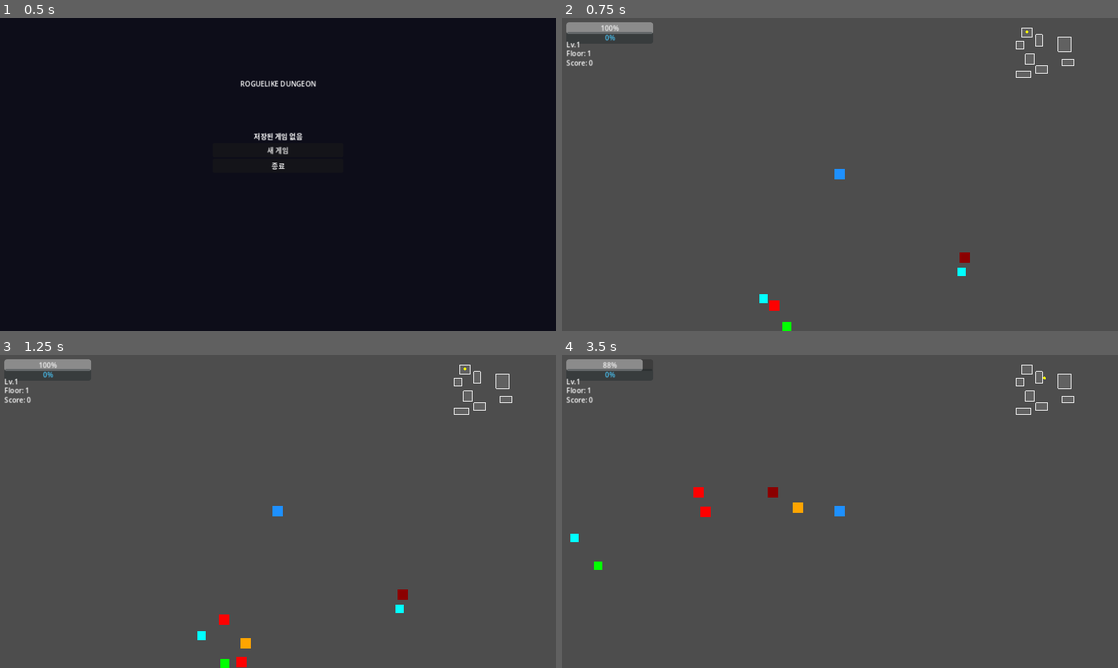
Above: before the commit, frames 1-4 (two rows, left to right).
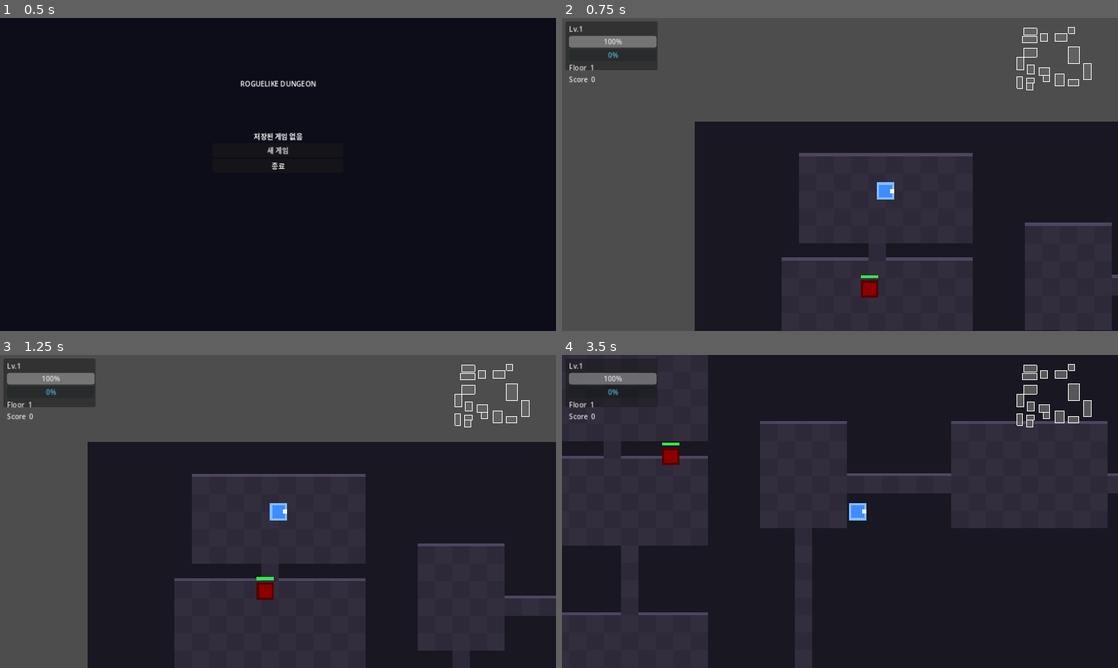
Above: after the commit, the same moments.

Repository: sin857000-code/Valid
Game: Godot game, scene res://scenes/ui/main_menu.tscn
Same seed, same stepped clock (60 frames per second), same inputs: the game is played once before the commit and once after it.
Inputs:
- Up to frame 1 (0.5 s): no input
- Up to frame 2 (0.75 s): click "새 게임" at 0.5 s
- Up to frame 3 (1.25 s): no input
- Up to frame 4 (3.5 s): tap Enter (ui_accept) at 1.25, 1.52, 2.27 s; hold Right (ui_right) 1.28-2.03 s; hold Down (ui_down) 2.03-2.78 s; hold Right (ui_right) from 2.78 s (still down)

Frame 1 is identical in both runs. In frame 2, 53% of the frame differs, in the area x 0-100%, y 1-100%; in frame 3, 63%; in frame 4, 98%, in the area x 0-100%, y 0-100%.
Error after the commit: Invalid call. Nonexistent function 'connect' in base 'Callable'. (res://scripts/maps/dungeon.gd:49)

Commit message:
Major visual overhaul: renderer, sprites, effects, UI
- TileMapLayer → 커스텀 코드 렌더러 (입체감 있는 벽/바닥 타일)
- 플레이어: 외곽선 + 방향 표시 + 피격/공격 플래시
- 적: 외곽선 + 체력바 + 피격 플래시 + 사망 스케일 애니메이션
- 데미지 숫자 팝업 (공중으로 떠오르며 사라짐)
- 카메라 스무딩 + 피격 시 화면 흔들림
- HUD: 패널 배경 + 체력 색상 변화 (초록→빨강) + 알림 페이드

https://claude.ai/code/session_01W1t3cyazDUadMr1eE4hi94

Diff:
--- a/roguelike/scenes/maps/dungeon.tscn
+++ b/roguelike/scenes/maps/dungeon.tscn
@@ -1,17 +1,15 @@
-[gd_scene load_steps=5 format=3 uid="uid://dungeon"]
+[gd_scene load_steps=4 format=3 uid="uid://dungeon"]
 
 [ext_resource type="Script" path="res://scripts/maps/dungeon.gd" id="1"]
 [ext_resource type="Script" path="res://scripts/maps/dungeon_generator.gd" id="2"]
-[ext_resource type="PackedScene" path="res://scenes/player/player.tscn" id="3"]
+[ext_resource type="Script" path="res://scripts/maps/dungeon_renderer.gd" id="3"]
 [ext_resource type="PackedScene" path="res://scenes/ui/hud.tscn" id="4"]
 
 [node name="Dungeon" type="Node2D"]
 script = ExtResource("1")
 
-[node name="TileMapLayer" type="TileMapLayer" parent="."]
-
-[node name="Player" parent="." instance=ExtResource("3")]
-position = Vector2(80, 80)
+[node name="MapRenderer" type="Node2D" parent="."]
+script = ExtResource("3")
 
 [node name="Entities" type="Node2D" parent="."]
 
@@ -19,7 +17,3 @@
 script = ExtResource("2")
 
 [node name="HUD" parent="." instance=ExtResource("4")]
-
-[node name="Camera2D" type="Camera2D" parent="Player"]
-enabled = true
-zoom = Vector2(2, 2)
--- a/roguelike/scenes/ui/hud.tscn
+++ b/roguelike/scenes/ui/hud.tscn
@@ -7,69 +7,68 @@
 [node name="HUD" type="CanvasLayer" groups=["hud"]]
 script = ExtResource("1")
 
-[node name="HealthBar" type="ProgressBar" parent="."]
-offset_left = 10.0
-offset_top = 10.0
+[node name="Panel" type="Panel" parent="."]
+offset_left = 8.0
+offset_top = 8.0
+offset_right = 220.0
+offset_bottom = 120.0
+modulate = Color(1, 1, 1, 0.85)
+
+[node name="VBox" type="VBoxContainer" parent="Panel"]
+offset_left = 8.0
+offset_top = 6.0
 offset_right = 210.0
-offset_bottom = 28.0
+offset_bottom = 114.0
+
+[node name="LevelLabel" type="Label" parent="Panel/VBox"]
+text = "Lv.1"
+add_theme_font_size_override = {"font_size": 11}
+
+[node name="HealthBar" type="ProgressBar" parent="Panel/VBox"]
+custom_minimum_size = Vector2(0, 14)
 max_value = 100.0
 value = 100.0
 
-[node name="ExpBar" type="ProgressBar" parent="."]
-offset_left = 10.0
-offset_top = 32.0
-offset_right = 210.0
-offset_bottom = 46.0
+[node name="ExpBar" type="ProgressBar" parent="Panel/VBox"]
+custom_minimum_size = Vector2(0, 8)
 max_value = 50.0
 value = 0.0
-modulate = Color(0.3, 0.8, 1, 1)
+modulate = Color(0.4, 0.8, 1, 1)
 
-[node name="LevelLabel" type="Label" parent="."]
-offset_left = 10.0
-offset_top = 50.0
-offset_right = 120.0
-offset_bottom = 68.0
-text = "Lv.1"
+[node name="FloorLabel" type="Label" parent="Panel/VBox"]
+text = "Floor  1"
+add_theme_font_size_override = {"font_size": 11}
 
-[node name="FloorLabel" type="Label" parent="."]
-offset_left = 10.0
-offset_top = 70.0
-offset_right = 300.0
-offset_bottom = 88.0
-text = "Floor: 1"
-
-[node name="ScoreLabel" type="Label" parent="."]
-offset_left = 10.0
-offset_top = 92.0
-offset_right = 200.0
-offset_bottom = 110.0
-text = "Score: 0"
+[node name="ScoreLabel" type="Label" parent="Panel/VBox"]
+text = "Score  0"
+add_theme_font_size_override = {"font_size": 11}
 
 [node name="BossAlert" type="Label" parent="."]
 visible = false
-offset_left = 440.0
-offset_top = 300.0
-offset_right = 840.0
-offset_bottom = 340.0
+modulate = Color(1, 0.2, 0.2, 0)
+offset_left = 390.0
+offset_top = 310.0
+offset_right = 890.0
+offset_bottom = 350.0
 text = "!! BOSS FLOOR !!"
 horizontal_alignment = 1
-modulate = Color(1, 0.2, 0.2, 1)
+add_theme_font_size_override = {"font_size": 22}
 
 [node name="WeaponLabel" type="Label" parent="."]
 visible = false
-offset_left = 440.0
-offset_top = 348.0
-offset_right = 840.0
-offset_bottom = 372.0
+offset_left = 390.0
+offset_top = 358.0
+offset_right = 890.0
+offset_bottom = 382.0
 text = "장착: "
 horizontal_alignment = 1
 modulate = Color(0.4, 0.9, 1, 1)
 
 [node name="Minimap" type="Control" parent="."]
 script = ExtResource("2")
-offset_left = 1030.0
-offset_top = 10.0
-offset_right = 1270.0
+offset_left = 1035.0
+offset_top = 8.0
+offset_right = 1272.0
 offset_bottom = 200.0
 
 [node name="LevelUpPopup" type="CanvasLayer" parent="."]
@@ -81,6 +80,7 @@
 offset_top = 200.0
 offset_right = 790.0
 offset_bottom = 260.0
+modulate = Color(1, 1, 1, 0.9)
 
 [node name="Label" type="Label" parent="LevelUpPopup/Panel"]
 offset_left = 0.0
@@ -91,3 +91,4 @@
 horizontal_alignment = 1
 vertical_alignment = 1
 modulate = Color(1, 0.9, 0.2, 1)
+add_theme_font_size_override = {"font_size": 20}
--- a/roguelike/scripts/enemies/enemy_base.gd
+++ b/roguelike/scripts/enemies/enemy_base.gd
@@ -9,26 +9,34 @@
 @export var attack_range: float = 18.0
 @export var attack_cooldown: float = 1.0
 @export var exp_reward: int = 10
-@export var body_color: Color = Color.RED
+@export var body_color: Color = Color(0.9, 0.2, 0.2)
+@export var body_size: int = 12
 
 var current_health: int
 var _player: Node = null
 var _attack_timer: float = 0.0
+var _visual: Node2D
+var _dying: bool = false
 
 func _ready() -> void:
+	add_to_group("enemy")
 	current_health = max_health
-	add_to_group("enemy")
 	_player = get_tree().get_first_node_in_group("player")
-	# 색상 박스 스프라이트 생성
-	var rect = ColorRect.new()
-	rect.size = Vector2(12, 12)
-	rect.position = Vector2(-6, -6)
-	rect.color = body_color
-	add_child(rect)
+
+	_visual = load("res://scripts/enemies/enemy_visual.gd").new()
+	add_child(_visual)
+	_visual.setup(body_color, body_size)
+
+	var col = CollisionShape2D.new()
+	var shape = CircleShape2D.new()
+	shape.radius = body_size / 2.0
+	col.shape = shape
+	add_child(col)
 
 func _physics_process(delta: float) -> void:
-	if _player == null:
-		_player = get_tree().get_first_node_in_group("player")
+	if _dying or _player == null:
+		if _player == null:
+			_player = get_tree().get_first_node_in_group("player")
 		return
 
 	_attack_timer -= delta
@@ -47,7 +55,18 @@
 	move_and_slide()
 
 func take_damage(amount: int) -> void:
+	if _dying:
+		return
 	current_health -= amount
-	if current_health <= 0:
-		enemy_died.emit(self)
-		queue_free()
+	current_health = max(current_health, 0)
+	_visual.update_hp(float(current_health) / float(max_health))
+	_visual.flash_hit()
+
+	# 데미지 숫자 표시
+	var dn = load("res://scripts/ui/damage_number.gd")
+	dn.spawn(get_parent(), global_position, amount)
+
+	if current_health == 0:
+		_dying = true
+		set_physics_process(false)
+		_visual.death_anim(func(): enemy_died.emit(self); queue_free())
--- a/roguelike/scripts/enemies/enemy_boss.gd
+++ b/roguelike/scripts/enemies/enemy_boss.gd
@@ -1,6 +1,5 @@
 extends "res://scripts/enemies/enemy_base.gd"
 
-# 페이즈 2 전환 임계값
 const PHASE2_THRESHOLD = 0.5
 
 var _phase2_activated: bool = false
@@ -10,26 +9,20 @@
 	max_health = 200 + GameManager.current_floor * 50
 	attack_damage = 20
 	move_speed = 45.0
-	chase_range = 9999.0  # 항상 추적
+	chase_range = 9999.0
 	attack_range = 24.0
 	attack_cooldown = 1.2
 	exp_reward = 100
-	body_color = Color.PURPLE
+	body_color = Color(0.6, 0.1, 0.8)
+	body_size = 24
 	super._ready()
-	# 보스 크기 키우기
-	for child in get_children():
-		if child is ColorRect:
-			child.size = Vector2(24, 24)
-			child.position = Vector2(-12, -12)
 
 func _physics_process(delta: float) -> void:
 	super._physics_process(delta)
-
-	# 페이즈 2: 체력 50% 이하
+	if _dying:
+		return
 	if not _phase2_activated and current_health <= max_health * PHASE2_THRESHOLD:
 		_activate_phase2()
-
-	# 페이즈 2: 주기적으로 졸개 소환
 	if _phase2_activated:
 		_summon_timer -= delta
 		if _summon_timer <= 0.0:
@@ -41,10 +34,10 @@
 	move_speed = 80.0
 	attack_damage = 30
 	attack_cooldown = 0.8
-	# 색상 변경으로 페이즈 2 표시
-	for child in get_children():
-		if child is ColorRect:
-			child.color = Color.MAGENTA
+	body_color = Color(1.0, 0.1, 0.8)
+	if _visual:
+		_visual._base_color = body_color
+		_visual._body.color = body_color
 
 func _summon_minion() -> void:
 	var minion = CharacterBody2D.new()
@@ -55,5 +48,5 @@
 	col.shape = shape
 	minion.add_child(col)
 	get_parent().add_child(minion)
-	minion.global_position = global_position + Vector2(randi_range(-40, 40), randi_range(-40, 40))
-	minion.enemy_died.connect(func(e): e.queue_free())
+	minion.global_position = global_position + Vector2(randi_range(-50, 50), randi_range(-50, 50))
+	minion.enemy_died.connect(func(e): pass)
--- /dev/null
+++ b/roguelike/scripts/enemies/enemy_visual.gd
@@ -0,0 +1,62 @@
+extends Node2D
+
+# 적 비주얼: 몸체 + 체력바 + 피격 이펙트
+var _body: ColorRect
+var _hp_bg: ColorRect
+var _hp_bar: ColorRect
+var _tween: Tween
+var _base_color: Color
+
+func setup(color: Color, size: int = 12) -> void:
+	_base_color = color
+	var half = size / 2
+
+	# 외곽선
+	var outline = ColorRect.new()
+	outline.size = Vector2(size + 4, size + 4)
+	outline.position = Vector2(-half - 2, -half - 2)
+	outline.color = color.darkened(0.4)
+	add_child(outline)
+
+	# 몸체
+	_body = ColorRect.new()
+	_body.size = Vector2(size, size)
+	_body.position = Vector2(-half, -half)
+	_body.color = color
+	add_child(_body)
+
+	# 체력바 배경
+	_hp_bg = ColorRect.new()
+	_hp_bg.size = Vector2(size + 4, 3)
+	_hp_bg.position = Vector2(-half - 2, -half - 7)
+	_hp_bg.color = Color(0.2, 0.2, 0.2)
+	add_child(_hp_bg)
+
+	# 체력바
+	_hp_bar = ColorRect.new()
+	_hp_bar.size = Vector2(size + 4, 3)
+	_hp_bar.position = Vector2(-half - 2, -half - 7)
+	_hp_bar.color = Color(0.2, 0.9, 0.3)
+	add_child(_hp_bar)
+
+func update_hp(ratio: float) -> void:
+	if _hp_bar == null:
+		return
+	var full_width = _hp_bg.size.x
+	_hp_bar.size.x = full_width * ratio
+	_hp_bar.color = Color(1.0 - ratio, ratio * 0.85, 0.1)
+
+func flash_hit() -> void:
+	if _tween:
+		_tween.kill()
+	_body.color = Color.WHITE
+	_tween = create_tween()
+	_tween.tween_property(_body, "color", _base_color, 0.12)
+
+func death_anim(callback: Callable) -> void:
+	if _tween:
+		_tween.kill()
+	_tween = create_tween()
+	_tween.tween_property(self, "scale", Vector2(1.5, 1.5), 0.08)
+	_tween.tween_property(self, "scale", Vector2.ZERO, 0.12)
+	_tween.tween_callback(callback)
--- a/roguelike/scripts/maps/dungeon.gd
+++ b/roguelike/scripts/maps/dungeon.gd
@@ -14,41 +14,50 @@
 	"res://scripts/items/weapon_sword.gd",
 	"res://scripts/items/weapon_staff.gd",
 ]
-const TILE_SIZE = 16
+const TILE = 16
 const BASE_ENEMIES = 5
-
-# 3층마다 보스 등장
 const BOSS_INTERVAL = 3
 
-@onready var tilemap = $TileMapLayer
-@onready var player: CharacterBody2D = $Player
-@onready var hud: CanvasLayer = $HUD
+@onready var hud = $HUD
 @onready var generator: Node = $DungeonGenerator
-@onready var minimap: Control = $HUD/Minimap
 @onready var entities: Node2D = $Entities
+@onready var map_renderer: Node2D = $MapRenderer
 
+var player: CharacterBody2D
+var camera: Camera2D
 var rooms: Array[Rect2i] = []
 var enemy_count: int = 0
 var is_boss_floor: bool = false
 
 func _ready() -> void:
-	var rect = ColorRect.new()
-	rect.size = Vector2(12, 12)
-	rect.position = Vector2(-6, -6)
-	rect.color = Color.DODGER_BLUE
-	player.add_child(rect)
+	_spawn_player()
+	_generate_floor()
+
+func _spawn_player() -> void:
+	player = CharacterBody2D.new()
+	player.set_script(load("res://scripts/player/player.gd"))
+	add_child(player)
+
+	camera = Camera2D.new()
+	camera.zoom = Vector2(2.5, 2.5)
+	camera.position_smoothing_enabled = true
+	camera.position_smoothing_speed = 8.0
+	player.add_child(camera)
 
 	player.health_changed.connect(hud.update_health)
 	player.player_died.connect(_on_player_died)
-	_generate_floor()
+	player.take_damage.connect(_shake_camera)
 
 func _generate_floor() -> void:
 	for child in entities.get_children():
 		child.queue_free()
 
-	rooms = generator.generate(tilemap)
-	player.global_position = Vector2(rooms[0].get_center()) * TILE_SIZE
-	minimap.setup(rooms)
+	var grid = generator.generate()
+	rooms = generator.rooms
+	map_renderer.setup(grid, generator.get_map_width(), generator.get_map_height())
+
+	player.global_position = Vector2(rooms[0].get_center()) * TILE
+	hud.minimap.setup(rooms)
 
 	is_boss_floor = GameManager.current_floor % BOSS_INTERVAL == 0
 	enemy_count = 0
@@ -57,57 +66,54 @@
 		_spawn_boss()
 		hud.show_boss_alert()
 	else:
-		var count = BASE_ENEMIES + GameManager.current_floor - 1
-		for i in range(count):
+		for i in range(BASE_ENEMIES + GameManager.current_floor - 1):
 			_spawn_enemy()
 
 	_spawn_items()
 
 func _spawn_enemy() -> void:
 	var room = rooms[randi_range(1, rooms.size() - 2)]
-	var script: GDScript = load(ENEMY_SCRIPTS[randi() % ENEMY_SCRIPTS.size()])
-	var enemy = _make_enemy(script)
+	var enemy = _make_enemy(load(ENEMY_SCRIPTS[randi() % ENEMY_SCRIPTS.size()]))
 	entities.add_child(enemy)
-	enemy.global_position = Vector2(room.get_center()) * TILE_SIZE
+	enemy.global_position = Vector2(room.get_center()) * TILE
 	enemy.enemy_died.connect(_on_enemy_died)
 	enemy_count += 1
 
 func _spawn_boss() -> void:
-	var boss_pos = Vector2(generator.get_boss_room_center()) * TILE_SIZE
 	var boss = _make_enemy(load("res://scripts/enemies/enemy_boss.gd"))
 	entities.add_child(boss)
-	boss.global_position = boss_pos
+	boss.global_position = Vector2(generator.get_boss_room().get_center()) * TILE
 	boss.enemy_died.connect(_on_enemy_died)
 	enemy_count += 1
 
 func _make_enemy(script: GDScript) -> CharacterBody2D:
 	var enemy = CharacterBody2D.new()
 	enemy.set_script(script)
-	var col = CollisionShape2D.new()
-	var shape = CircleShape2D.new()
-	shape.radius = 6.0
-	col.shape = shape
-	enemy.add_child(col)
 	return enemy
 
 func _spawn_items() -> void:
-	# 일반 아이템
 	for i in range(3):
 		var room = rooms[randi_range(1, rooms.size() - 1)]
-		var script: GDScript = load(ITEM_SCRIPTS[randi() % ITEM_SCRIPTS.size()])
-		var item = Area2D.new()
-		item.set_script(script)
-		entities.add_child(item)
-		item.global_position = Vector2(room.get_center()) * TILE_SIZE + Vector2(randi_range(-20, 20), randi_range(-20, 20))
+		_make_item(load(ITEM_SCRIPTS[randi() % ITEM_SCRIPTS.size()]),
+			Vector2(room.get_center()) * TILE + Vector2(randi_range(-20, 20), randi_range(-20, 20)))
 
-	# 보스 방 또는 5층마다 무기 드롭
 	if is_boss_floor or GameManager.current_floor % 5 == 0:
 		var room = rooms[randi_range(1, rooms.size() - 1)]
-		var script: GDScript = load(WEAPON_SCRIPTS[randi() % WEAPON_SCRIPTS.size()])
-		var weapon = Area2D.new()
-		weapon.set_script(script)
-		entities.add_child(weapon)
-		weapon.global_position = Vector2(room.get_center()) * TILE_SIZE
+		_make_item(load(WEAPON_SCRIPTS[randi() % WEAPON_SCRIPTS.size()]),
+			Vector2(room.get_center()) * TILE)
+
+func _make_item(script: GDScript, pos: Vector2) -> void:
+	var item = Area2D.new()
+	item.set_script(script)
+	entities.add_child(item)
+	item.global_position = pos
+
+func _shake_camera(_amount = null) -> void:
+	if camera == null:
+		return
+	var tween = create_tween()
+	tween.tween_property(camera, "offset", Vector2(randi_range(-4, 4), randi_range(-4, 4)), 0.05)
+	tween.tween_property(camera, "offset", Vector2.ZERO, 0.05)
 
 func _on_enemy_died(enemy: Node) -> void:
 	GameManager.add_score(enemy.exp_reward)
@@ -115,7 +121,7 @@
 	enemy_count -= 1
 	if enemy_count <= 0:
 		GameManager.next_floor()
-		GameManager.save()  # 층 클리어마다 자동 저장
+		GameManager.save()
 		hud.update_floor(GameManager.current_floor)
 		_generate_floor()
 
--- a/roguelike/scripts/maps/dungeon_generator.gd
+++ b/roguelike/scripts/maps/dungeon_generator.gd
@@ -1,43 +1,40 @@
 extends Node
 
-# BSP(Binary Space Partitioning) 기반 절차적 맵 생성
+const TILE_FLOOR = 1
+const TILE_WALL  = 0
 
-const TILE_FLOOR = 0
-const TILE_WALL = 1
+const MAP_WIDTH   = 60
+const MAP_HEIGHT  = 50
+const MIN_ROOM_SIZE = 5
+const MAX_ROOM_SIZE = 13
 
-const MAP_WIDTH = 50
-const MAP_HEIGHT = 40
-const MIN_ROOM_SIZE = 5
-const MAX_ROOM_SIZE = 12
+var rooms: Array[Rect2i] = []
+var _grid: Array = []
 
-var tile_map
-var rooms: Array[Rect2i] = []
+func generate() -> Array:
+	rooms.clear()
+	_grid = []
+	for y in range(MAP_HEIGHT):
+		_grid.append([])
+		for x in range(MAP_WIDTH):
+			_grid[y].append(TILE_WALL)
 
-func generate(tilemap) -> Array[Rect2i]:
-	tile_map = tilemap
-	rooms.clear()
-	_fill_walls()
-	_bsp_split(Rect2i(1, 1, MAP_WIDTH - 2, MAP_HEIGHT - 2), 4)
+	_bsp_split(Rect2i(1, 1, MAP_WIDTH - 2, MAP_HEIGHT - 2), 5)
 	_connect_rooms()
-	return rooms
-
-func _fill_walls() -> void:
-	for x in range(MAP_WIDTH):
-		for y in range(MAP_HEIGHT):
-			tile_map.set_cell(Vector2i(x, y), 0, Vector2i(TILE_WALL, 0))
+	return _grid
 
 func _bsp_split(area: Rect2i, depth: int) -> void:
 	if depth == 0 or area.size.x < MIN_ROOM_SIZE * 2 or area.size.y < MIN_ROOM_SIZE * 2:
 		_carve_room(area)
 		return
 
-	var split_horizontal = bool(randi() % 2)
-	if area.size.x > area.size.y:
-		split_horizontal = false
-	elif area.size.y > area.size.x:
-		split_horizontal = true
+	var horiz = bool(randi() % 2)
+	if area.size.x > area.size.y * 1.3:
+		horiz = false
+	elif area.size.y > area.size.x * 1.3:
+		horiz = true
 
-	if split_horizontal:
+	if horiz:
 		var split = randi_range(MIN_ROOM_SIZE, area.size.y - MIN_ROOM_SIZE)
 		_bsp_split(Rect2i(area.position, Vector2i(area.size.x, split)), depth - 1)
 		_bsp_split(Rect2i(area.position + Vector2i(0, split), Vector2i(area.size.x, area.size.y - split)), depth - 1)
@@ -52,11 +49,9 @@
 	var x = area.position.x + randi_range(0, area.size.x - w)
 	var y = area.position.y + randi_range(0, area.size.y - h)
 	var room = Rect2i(x, y, w, h)
-
 	for rx in range(room.position.x, room.position.x + room.size.x):
 		for ry in range(room.position.y, room.position.y + room.size.y):
-			tile_map.set_cell(Vector2i(rx, ry), 0, Vector2i(TILE_FLOOR, 0))
-
+			_grid[ry][rx] = TILE_FLOOR
 	rooms.append(room)
 
 func _connect_rooms() -> void:
@@ -68,19 +63,18 @@
 func _carve_corridor(from: Vector2i, to: Vector2i) -> void:
 	var x = from.x
 	while x != to.x:
-		tile_map.set_cell(Vector2i(x, from.y), 0, Vector2i(TILE_FLOOR, 0))
+		_grid[from.y][x] = TILE_FLOOR
 		x += sign(to.x - x)
 	var y = from.y
 	while y != to.y:
-		tile_map.set_cell(Vector2i(to.x, y), 0, Vector2i(TILE_FLOOR, 0))
+		_grid[y][to.x] = TILE_FLOOR
 		y += sign(to.y - y)
-
-func get_random_room_center() -> Vector2i:
-	return rooms[randi() % rooms.size()].get_center()
-
-func get_boss_room_center() -> Vector2i:
-	# 가장 마지막 방을 보스 방으로 사용
-	return rooms[rooms.size() - 1].get_center()
 
 func get_boss_room() -> Rect2i:
 	return rooms[rooms.size() - 1]
+
+func get_map_width() -> int:
+	return MAP_WIDTH
+
+func get_map_height() -> int:
+	return MAP_HEIGHT
--- /dev/null
+++ b/roguelike/scripts/maps/dungeon_renderer.gd
@@ -0,0 +1,43 @@
+extends Node2D
+
+# TileMapLayer 대신 직접 그리는 맵 렌더러
+const TILE = 16
+const COLOR_FLOOR      = Color(0.18, 0.16, 0.22)
+const COLOR_FLOOR_ALT  = Color(0.20, 0.18, 0.24)
+const COLOR_WALL       = Color(0.10, 0.09, 0.13)
+const COLOR_WALL_TOP   = Color(0.30, 0.27, 0.38)
+const COLOR_BORDER     = Color(0.08, 0.07, 0.10)
+
+var _grid: Array = []   # 2D array of ints  0=wall 1=floor
+var _w: int = 0
+var _h: int = 0
+
+func setup(grid: Array, w: int, h: int) -> void:
+	_grid = grid
+	_w = w
+	_h = h
+	queue_redraw()
+
+func _draw() -> void:
+	if _grid.is_empty():
+		return
+	for y in range(_h):
+		for x in range(_w):
+			var val = _grid[y][x]
+			var rect = Rect2(x * TILE, y * TILE, TILE, TILE)
+			if val == 1:  # floor
+				var alt = (x + y) % 2 == 0
+				draw_rect(rect, COLOR_FLOOR_ALT if alt else COLOR_FLOOR)
+			else:         # wall
+				draw_rect(rect, COLOR_WALL)
+				# 윗면 하이라이트 (벽 입체감)
+				if y + 1 < _h and _grid[y + 1][x] == 1:
+					draw_rect(Rect2(x * TILE, y * TILE + TILE - 3, TILE, 3), COLOR_WALL_TOP)
+
+func world_to_tile(world_pos: Vector2) -> Vector2i:
+	return Vector2i(int(world_pos.x / TILE), int(world_pos.y / TILE))
+
+func is_floor(tx: int, ty: int) -> bool:
+	if tx < 0 or ty < 0 or tx >= _w or ty >= _h:
+		return false
+	return _grid[ty][tx] == 1
--- a/roguelike/scripts/player/player.gd
+++ b/roguelike/scripts/player/player.gd
@@ -13,29 +13,31 @@
 var current_health: int
 var _attack_timer: float = 0.0
 var facing: Vector2 = Vector2.RIGHT
-
-# 레벨업 보너스 누적
-var _level_hp_bonus: int = 0
-var _level_dmg_bonus: int = 0
+var _visual: Node2D
 
 func _ready() -> void:
 	add_to_group("player")
-	# 레벨에 따라 스탯 적용
 	_apply_level_stats(GameManager.level)
 	current_health = max_health
 	health_changed.emit(current_health, max_health)
 	GameManager.level_up.connect(_on_level_up)
 
+	_visual = load("res://scripts/player/player_visual.gd").new()
+	add_child(_visual)
+
+	var col = CollisionShape2D.new()
+	var shape = CircleShape2D.new()
+	shape.radius = 7.0
+	col.shape = shape
+	add_child(col)
+
 func _apply_level_stats(lv: int) -> void:
-	_level_hp_bonus = (lv - 1) * 20
-	_level_dmg_bonus = (lv - 1) * 3
-	max_health = 100 + _level_hp_bonus
-	attack_damage = 10 + _level_dmg_bonus
+	max_health = 100 + (lv - 1) * 20
+	attack_damage = 10 + (lv - 1) * 3
 
 func _on_level_up(new_level: int) -> void:
 	var old_max = max_health
 	_apply_level_stats(new_level)
-	# 최대 체력 증가분만큼 현재 체력도 회복
 	current_health += max_health - old_max
 	current_health = min(current_health, max_health)
 	health_changed.emit(current_health, max_health)
@@ -46,6 +48,7 @@
 	velocity = direction * SPEED
 	if direction != Vector2.ZERO:
 		facing = direction.normalized()
+		_visual.update_facing(facing)
 	move_and_slide()
 
 	if Input.is_action_just_pressed("ui_accept") and _attack_timer <= 0.0:
@@ -53,6 +56,7 @@
 
 func _do_attack() -> void:
 	_attack_timer = attack_cooldown
+	_visual.flash_attack()
 	var attack_pos = global_position + facing * attack_range
 	for body in get_tree().get_nodes_in_group("enemy"):
 		if body.global_position.distance_to(attack_pos) < attack_range:
@@ -62,6 +66,7 @@
 	current_health -= amount
 	current_health = max(current_health, 0)
 	health_changed.emit(current_health, max_health)
+	_visual.flash_hit()
 	if current_health == 0:
 		player_died.emit()
 
--- /dev/null
+++ b/roguelike/scripts/player/player_visual.gd
@@ -0,0 +1,52 @@
+extends Node2D
+
+# 플레이어 비주얼: 몸체 + 방향 표시 + 피격 이펙트
+var _body: ColorRect
+var _dir_dot: ColorRect
+var _tween: Tween
+
+const COLOR_BODY    = Color(0.25, 0.55, 1.0)
+const COLOR_OUTLINE = Color(0.5, 0.75, 1.0)
+const COLOR_DOT     = Color(1.0, 1.0, 1.0)
+
+func _ready() -> void:
+	# 외곽선
+	var outline = ColorRect.new()
+	outline.size = Vector2(16, 16)
+	outline.position = Vector2(-8, -8)
+	outline.color = COLOR_OUTLINE
+	add_child(outline)
+
+	# 몸체
+	_body = ColorRect.new()
+	_body.size = Vector2(12, 12)
+	_body.position = Vector2(-6, -6)
+	_body.color = COLOR_BODY
+	add_child(_body)
+
+	# 방향 점
+	_dir_dot = ColorRect.new()
+	_dir_dot.size = Vector2(4, 4)
+	_dir_dot.position = Vector2(4, -2)
+	_dir_dot.color = COLOR_DOT
+	add_child(_dir_dot)
+
+func update_facing(dir: Vector2) -> void:
+	if dir == Vector2.ZERO:
+		return
+	var angle = dir.angle()
+	rotation = angle
+
+func flash_hit() -> void:
+	if _tween:
+		_tween.kill()
+	_body.color = Color.WHITE
+	_tween = create_tween()
+	_tween.tween_property(_body, "color", COLOR_BODY, 0.15)
+
+func flash_attack() -> void:
+	if _tween:
+		_tween.kill()
+	_body.color = Color.YELLOW
+	_tween = create_tween()
+	_tween.tween_property(_body, "color", COLOR_BODY, 0.1)
--- /dev/null
+++ b/roguelike/scripts/ui/damage_number.gd
@@ -0,0 +1,16 @@
+extends Node2D
+
+# 피해량 표시 팝업 텍스트
+static func spawn(parent: Node, pos: Vector2, amount: int, is_player: bool = false) -> void:
+	var label = Label.new()
+	label.text = str(amount)
+	label.position = pos + Vector2(randi_range(-8, 8), -20)
+	label.add_theme_font_size_override("font_size", 14)
+	label.modulate = Color.RED if is_player else Color.YELLOW
+	parent.add_child(label)
+
+	var tween = label.create_tween()
+	tween.set_parallel(true)
+	tween.tween_property(label, "position:y", label.position.y - 30, 0.7)
+	tween.tween_property(label, "modulate:a", 0.0, 0.7)
+	tween.tween_callback(label.queue_free).set_delay(0.7)
--- a/roguelike/scripts/ui/hud.gd
+++ b/roguelike/scripts/ui/hud.gd
@@ -1,10 +1,10 @@
 extends CanvasLayer
 
-@onready var health_bar: ProgressBar = $HealthBar
-@onready var exp_bar: ProgressBar = $ExpBar
-@onready var floor_label: Label = $FloorLabel
-@onready var score_label: Label = $ScoreLabel
-@onready var level_label: Label = $LevelLabel
+@onready var health_bar: ProgressBar = $Panel/VBox/HealthBar
+@onready var exp_bar: ProgressBar = $Panel/VBox/ExpBar
+@onready var floor_label: Label = $Panel/VBox/FloorLabel
+@onready var score_label: Label = $Panel/VBox/ScoreLabel
+@onready var level_label: Label = $Panel/VBox/LevelLabel
 @onready var boss_alert: Label = $BossAlert
 @onready var weapon_label: Label = $WeaponLabel
 @onready var minimap: Control = $Minimap
@@ -17,12 +17,15 @@
 func update_health(current: int, maximum: int) -> void:
 	health_bar.max_value = maximum
 	health_bar.value = current
+	# 색상: 초록 → 노랑 → 빨강
+	var ratio = float(current) / float(maximum)
+	health_bar.modulate = Color(1.0, ratio, ratio * 0.3)
 
 func update_floor(floor_num: int) -> void:
-	floor_label.text = "Floor: %d" % floor_num
+	floor_label.text = "Floor  %d" % floor_num
 
 func update_score(s: int) -> void:
-	score_label.text = "Score: %d" % s
+	score_label.text = "Score  %d" % s
 	_refresh_exp()
 
 func _on_level_up(new_level: int) -> void:
@@ -37,14 +40,18 @@
 
 func show_boss_alert() -> void:
 	boss_alert.visible = true
-	floor_label.text = "Floor: %d  !! BOSS" % GameManager.current_floor
+	floor_label.text = "Floor  %d  !! BOSS" % GameManager.current_floor
 	var tween = create_tween()
-	tween.tween_interval(3.0)
+	tween.tween_property(boss_alert, "modulate:a", 1.0, 0.3)
+	tween.tween_interval(2.5)
+	tween.tween_property(boss_alert, "modulate:a", 0.0, 0.5)
 	tween.tween_callback(func(): boss_alert.visible = false)
 
 func show_weapon_pickup(weapon_name: String) -> void:
 	weapon_label.text = "장착: %s" % weapon_name
+	weapon_label.modulate.a = 1.0
 	weapon_label.visible = true
 	var tween = create_tween()
-	tween.tween_interval(2.0)
+	tween.tween_interval(1.5)
+	tween.tween_property(weapon_label, "modulate:a", 0.0, 0.5)
 	tween.tween_callback(func(): weapon_label.visible = false)
